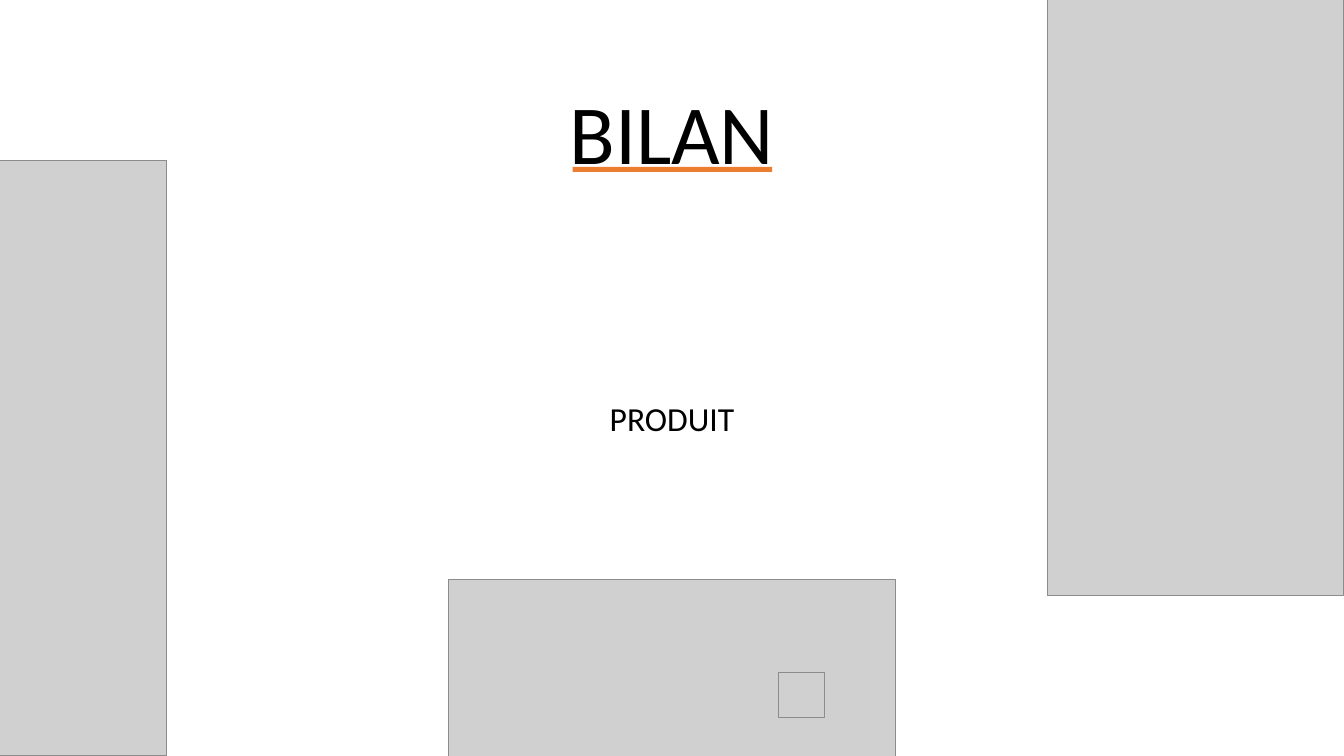
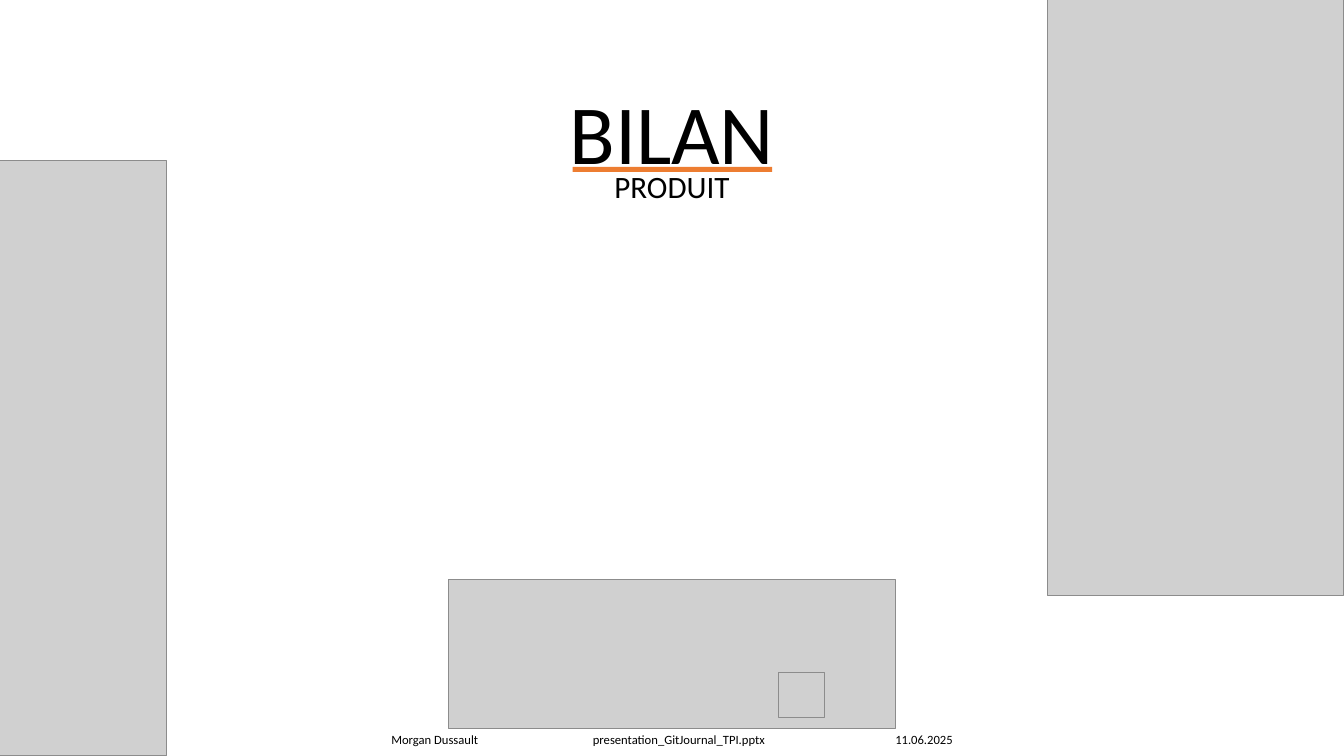
Before and after one commit to Morgan-DD/GitJournal, a slide deck: slide 25 of presentation/presentation_GitJournal_TPI.pptx (slide 13 before the commit). Drawn at 1344x756 pixels with LibreOffice and Linux fonts; fonts in the diff are those of the drawing; grey boxes stand for pictures. Boxes give left, top, right and bottom in pixels: in the first picture for what was removed or moved away, otherwise in the second. Text is boxed around its words. In the diff, an @@ line names an element or a change of style, - is before the commit and + after.

```diff
--- a/presentation/presentation_GitJournal_TPI.pptx
+++ b/presentation/presentation_GitJournal_TPI.pptx
@@ subtitle "PRODUIT": place and size @@
-subtitle "PRODUIT" at [610,409,735,432]
+subtitle "PRODUIT" at [614,178,729,199]
@@ subtitle "PRODUIT" at [614,178,729,199]: size 24 to 22.2 pt; line spacing 0.9 to 0.7 @@
@@ picture: place and size @@
-picture at [449,580,896,756]
+picture at [449,580,896,729]
@@ text added at [391,735,952,746], 9 pt, text #000000 @@
+Morgan Dussault presentation_GitJournal_TPI.pptx 11.06.2025
```
Also in this commit, not shown: 14 other slides changed, 11 slides added, 19 other files.
